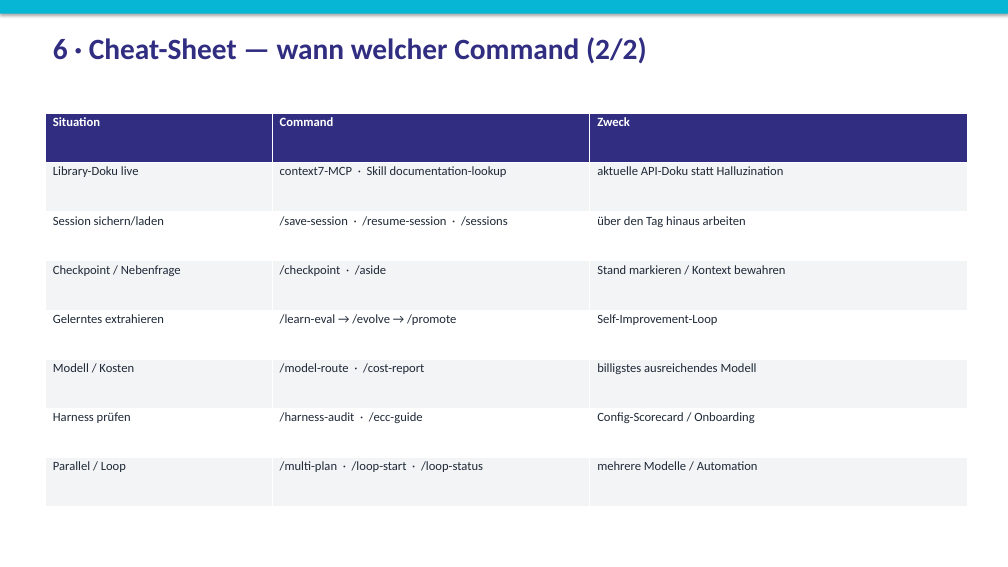
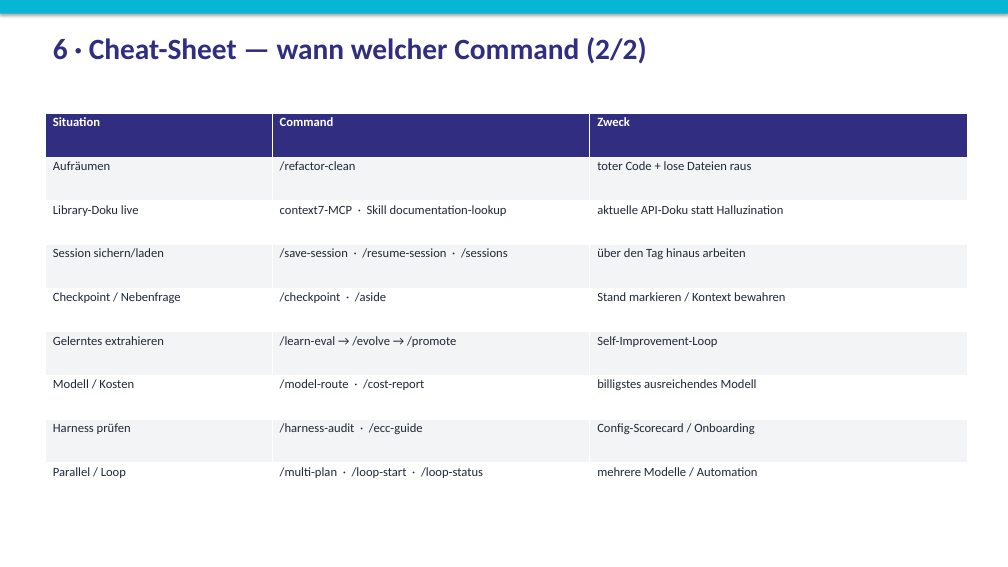
Before and after one commit to Paulee8155/Claude-Code-BestPractice, a slide deck: slide 9 of docs/ECC-Harness-Guide.de.pptx (slide 8 before the commit). Drawn at 1008x567 pixels with LibreOffice and Linux fonts; fonts in the diff are those of the drawing. Boxes give left, top, right and bottom in pixels: in the first picture for what was removed or moved away, otherwise in the second. Text is boxed around its words. In the diff, an @@ line names an element or a change of style, - is before the commit and + after.

```diff
--- a/docs/ECC-Harness-Guide.de.pptx
+++ b/docs/ECC-Harness-Guide.de.pptx
@@ table at (45,113,968,507) @@
+row 2: Aufräumen | /refactor-clean | toter Code + lose Dateien raus
```
Also in this commit, not shown: 2 other slides changed, 1 slide added, 2 other files.
